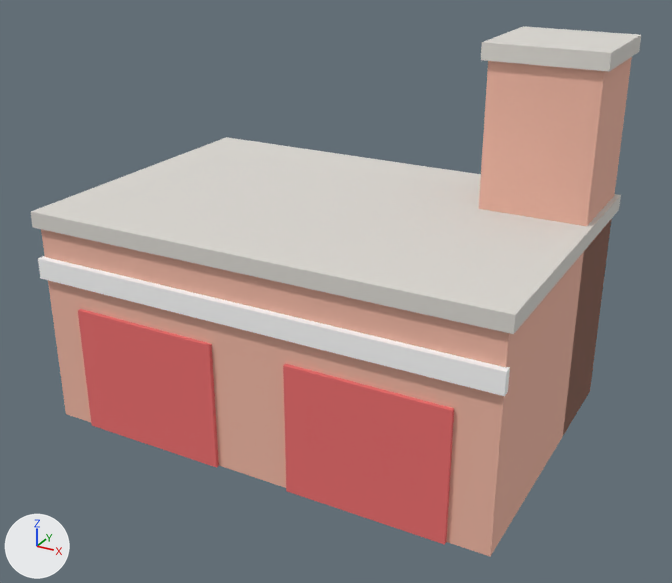
Renders of the glTF model assets/models/generic/fire_station.glb from each side of a commit.
The view is the same before and after, from a 50 mm lens placed at (16.2, -29.2, 19.6), pointed at (0.5, -0.7, 5.4). Lighting does not change. The marker at lower left points along +X, +Y and +Z. The first picture is the older version. Where no turn or scale is listed for an object, it has been applied to the vertices.

In view in the first picture: 'fire_station_brick', 'fire_station_fire_red', 'fire_station_roof_flat', 'fire_station_white'.
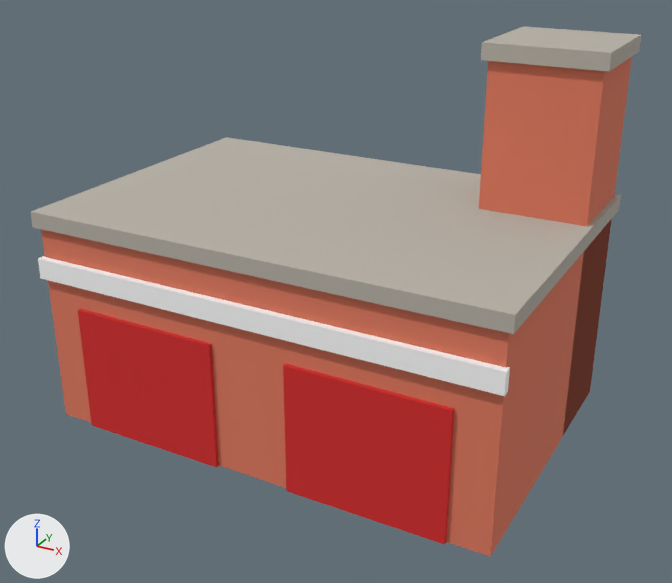
Location of each change, [x1, y1, x2, y2] in pixels of the pictures (672 x 583 px):
'fire_station_brick', recoloured (beige to orange): [41, 57, 632, 557] in both
'fire_station_roof_flat', recoloured (light grey to grey): [31, 26, 641, 334] in both
'fire_station_fire_red', recoloured (darker): [78, 309, 454, 545] in both

Patch to the scene script:
```diff
--- a/assets/models/generic/fire_station.glb.py
+++ b/assets/models/generic/fire_station.glb.py
@@ mat_brick @@
 mat_brick = principled_material('brick')
-mat_brick.base_color = (0.878, 0.478, 0.373)  # beige #f1b8a4
+mat_brick.base_color = (0.745, 0.195, 0.114)  # orange #e07a5f
 mat_brick.roughness = 1.0
@@ mat_fire_red @@
 mat_fire_red = principled_material('fire_red')
-mat_fire_red.base_color = (0.839, 0.157, 0.157)  # red #ec6e6e
+mat_fire_red.base_color = (0.672, 0.0212, 0.0212)  # red #d62828
 mat_fire_red.roughness = 1.0
@@ mat_roof_flat @@
 mat_roof_flat = principled_material('roof_flat')
-mat_roof_flat.base_color = (0.722, 0.698, 0.655)  # light grey #dddad4
+mat_roof_flat.base_color = (0.479, 0.445, 0.386)  # grey #b8b2a7
 mat_roof_flat.roughness = 1.0
```
